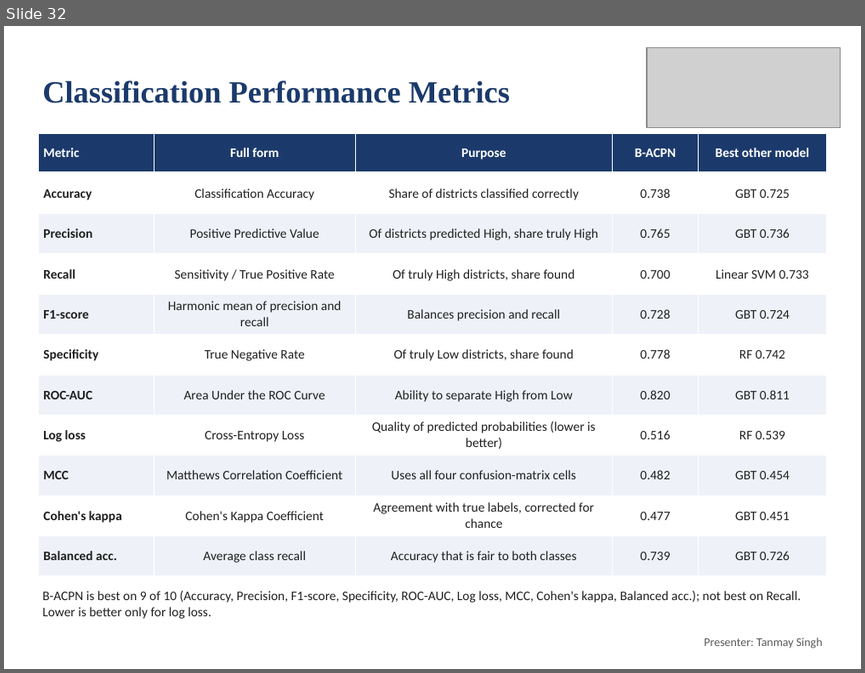
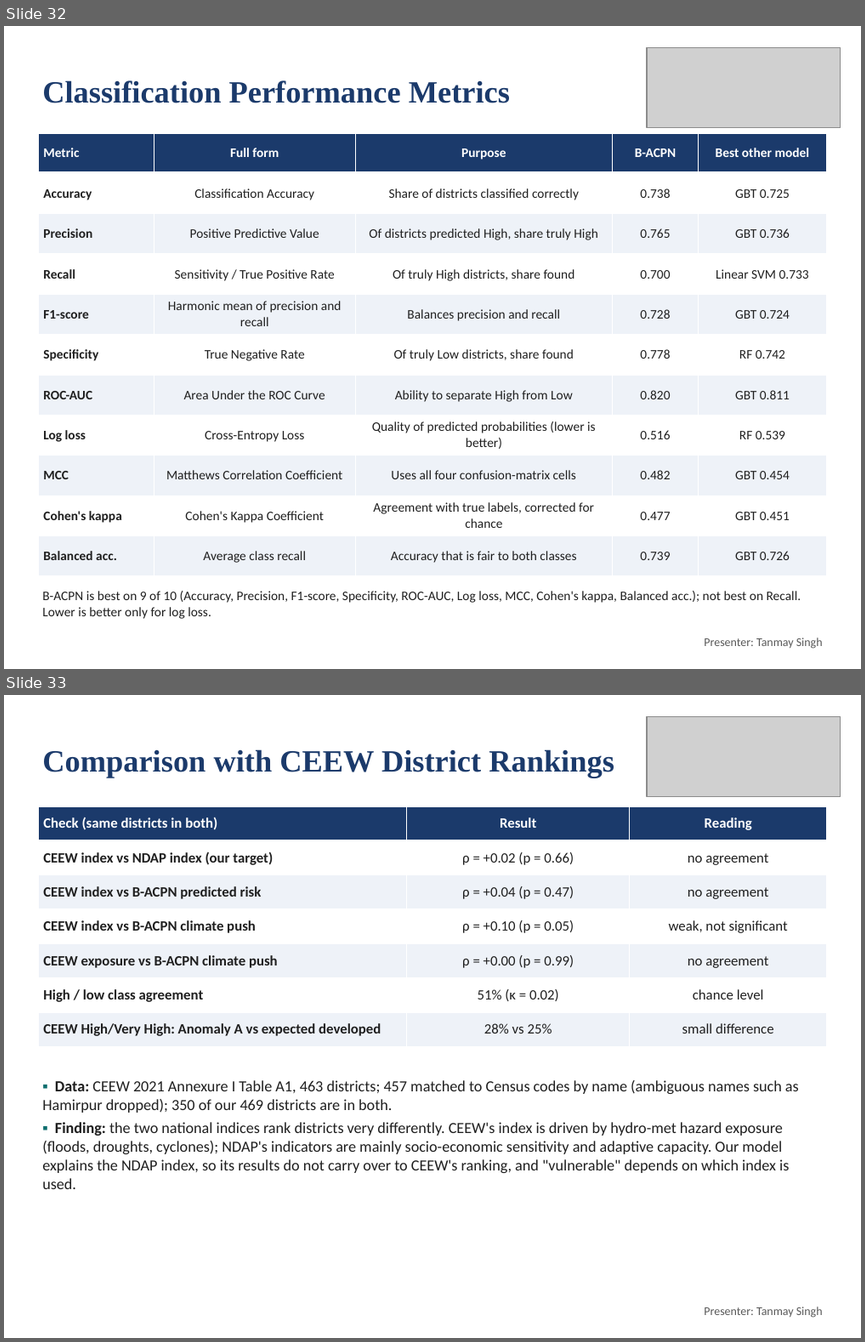
Before and after one commit to deepankarkumar1310/hadoop-ml-algorithm-, a slide deck: docs/Review2_Deck.pptx. Shown one above the other, each under a label of ours: slide 32 before the commit, slides 32 and 33 after it. The pictures are 865x673 and 865x1342 pixels, drawn with LibreOffice and Linux fonts; fonts in the diff are those of the drawing; grey boxes stand for pictures. Boxes give left, top, right and bottom in pixels: in the first picture for what was removed or moved away, otherwise in the second. Text is boxed around its words. In the diff, an @@ line names an element or a change of style, - is before the commit and + after.

Commit message:
Review 3: comparison with CEEW 2021 district ranking (slides, paper, report)

```diff
--- a/docs/Review2_Deck.pptx
+++ b/docs/Review2_Deck.pptx
@@ slide 33 added at bbox=[4, 695, 861, 1338], background #FFFFFF @@
@@ picture added at bbox=[647, 716, 840, 797] @@
@@ title added at bbox=[42, 749, 614, 777], 26 pt, text #1B3A6B, bold @@
+Comparison with CEEW District Rankings
@@ table added at bbox=[38, 806, 827, 1046], 7 rows, 3 columns @@
+Check (same districts in both) | Result | Reading
+CEEW index vs NDAP index (our target) | ρ = +0.02 (p = 0.66) | no agreement
+CEEW index vs B-ACPN predicted risk | ρ = +0.04 (p = 0.47) | no agreement
+CEEW index vs B-ACPN climate push | ρ = +0.10 (p = 0.05) | weak, not significant
+CEEW exposure vs B-ACPN climate push | ρ = +0.00 (p = 0.99) | no agreement
+High / low class agreement | 51% (κ = 0.02) | chance level
+CEEW High/Very High: Anomaly A vs expected developed | 28% vs 25% | small difference
@@ text added at bbox=[42, 1080, 799, 1189], 13 pt, text #1F1F1F @@
+▪ Data: CEEW 2021 Annexure I Table A1, 463 districts; 457 matched to Census codes by name (ambiguous names such as Hamirpur dropped); 350 of our 469 districts are in both.
+▪ Finding: the two national indices rank districts very differently. CEEW's index is driven by hydro-met hazard exposure (floods, droughts, cyclones); NDAP's indicators are mainly socio-economic sensitivity and adaptive capacity. Our model explains the NDAP index, so its results do not carry over to CEEW's ranking, and "vulnerable" depends on which index is used.
@@ text added at bbox=[704, 1306, 823, 1317], 10 pt, text #595959 @@
+Presenter: Tanmay Singh
```
Also in this commit, not shown: 2 slides changed, 1 other slide added, 13 other files.
